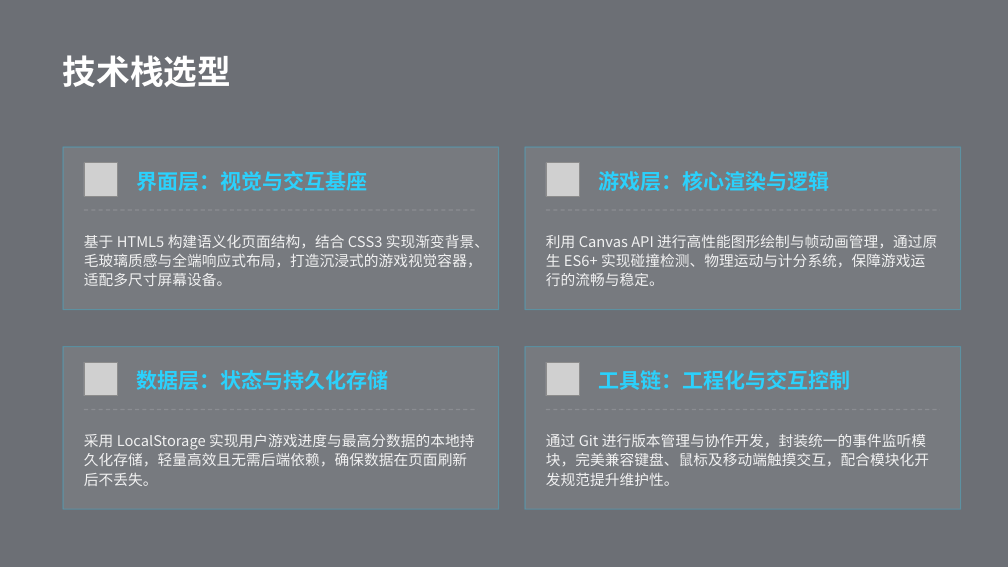
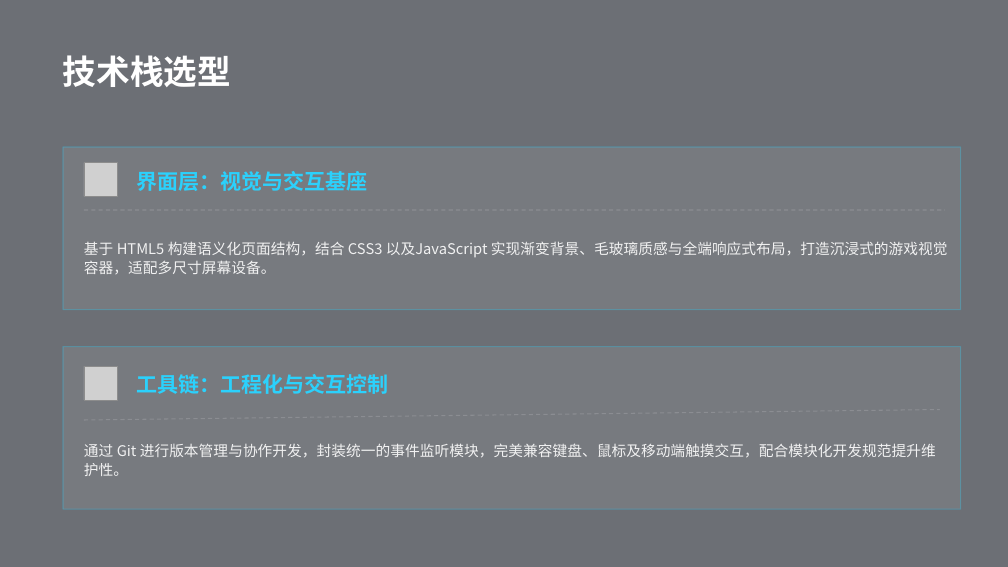
Before and after one commit to lish563/7k7k, a slide deck: slide 4 of documents/经典游戏回廊 2· 项目汇报.pptx. Drawn at 1008x567 pixels with LibreOffice and Linux fonts; fonts in the diff are those of the drawing; grey boxes stand for pictures; background and template pictures are left out. Boxes give left, top, right and bottom in pixels: in the first picture for what was removed or moved away, otherwise in the second. Text is boxed around its words. In the diff, an @@ line names an element or a change of style, - is before the commit and + after.

```diff
--- a/documents/经典游戏回廊 2· 项目汇报.pptx
+++ b/documents/经典游戏回廊 2· 项目汇报.pptx
@@ rounded rectangle: place and size @@
-rounded rectangle at <box>63,147,498,309</box>
+rounded rectangle at <box>63,147,960,309</box>
@@ rounded rectangle removed at <box>525,147,960,309</box> @@
@@ picture removed at <box>546,163,579,196</box> @@
@@ text removed at <box>598,171,829,191</box> @@
-游戏层：核心渲染与逻辑
@@ line moved from (84, 210) - (478, 210) to (84, 210) - (945, 210) @@
@@ text removed at <box>546,235,937,286</box> @@
-利用 Canvas API 进行高性能图形绘制与帧动画管理，通过原生 ES6+ 实现碰撞检测、物理运动与计分系统，保障游戏运行的流畅与稳定。
@@ text at <box>84,242,948,274</box>: text changed @@
-基于 HTML5 构建语义化页面结构，结合 CSS3 实现渐变背景、毛玻璃质感与全端响应式布局，打造沉浸式的游戏视觉容器，适配多尺寸屏幕设备。
+基于 HTML5 构建语义化页面结构，结合 CSS3 以及JavaScript 实现渐变背景、毛玻璃质感与全端响应式布局，打造沉浸式的游戏视觉容器，适配多尺寸屏幕设备。
@@ rounded rectangle: place and size @@
-rounded rectangle at <box>525,346,960,509</box>
+rounded rectangle at <box>63,346,960,509</box>
@@ rounded rectangle removed at <box>63,346,498,509</box> @@
@@ picture: place and size @@
-picture at <box>546,362,579,395</box>
+picture at <box>84,367,117,400</box>
@@ picture removed at <box>84,362,117,395</box> @@
@@ text "工具链：工程化与交互控制": place and size @@
-text "工具链：工程化与交互控制" at <box>598,370,850,390</box>
+text "工具链：工程化与交互控制" at <box>136,374,388,394</box>
@@ text removed at <box>136,370,388,390</box> @@
-数据层：状态与持久化存储
@@ line moved from (546, 410) - (940, 410) to (84, 420) - (940, 410) @@
@@ line removed from (84, 410) to (478, 410) @@
@@ text "通过 Git 进行版本管理与协作开发，封装统一的事件监听模块，完美兼容键盘、鼠标及移动端触摸交互，配合模块化开发规范提升 ..." rewrapped from <box>546,434,929,486</box> to <box>84,443,936,476</box> @@
@@ text removed at <box>84,434,474,486</box> @@
-采用 LocalStorage 实现用户游戏进度与最高分数据的本地持久化存储，轻量高效且无需后端依赖，确保数据在页面刷新后不丢失。
```
Also in this commit, not shown: 3 other slides changed, 1 slide removed.
